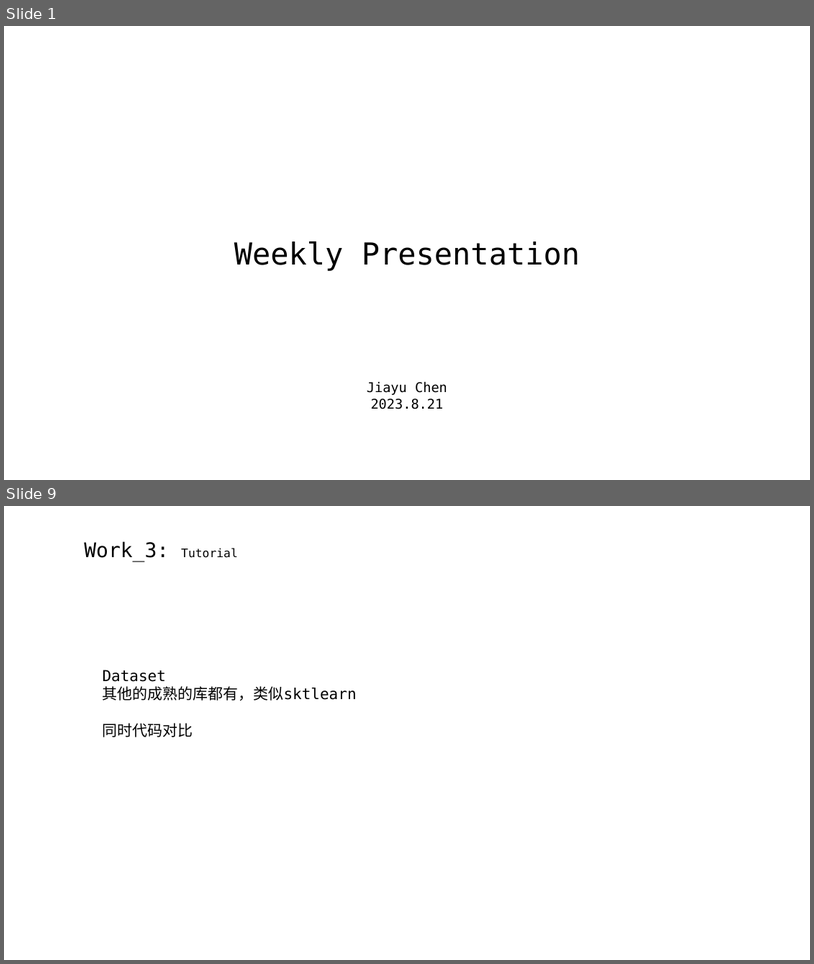
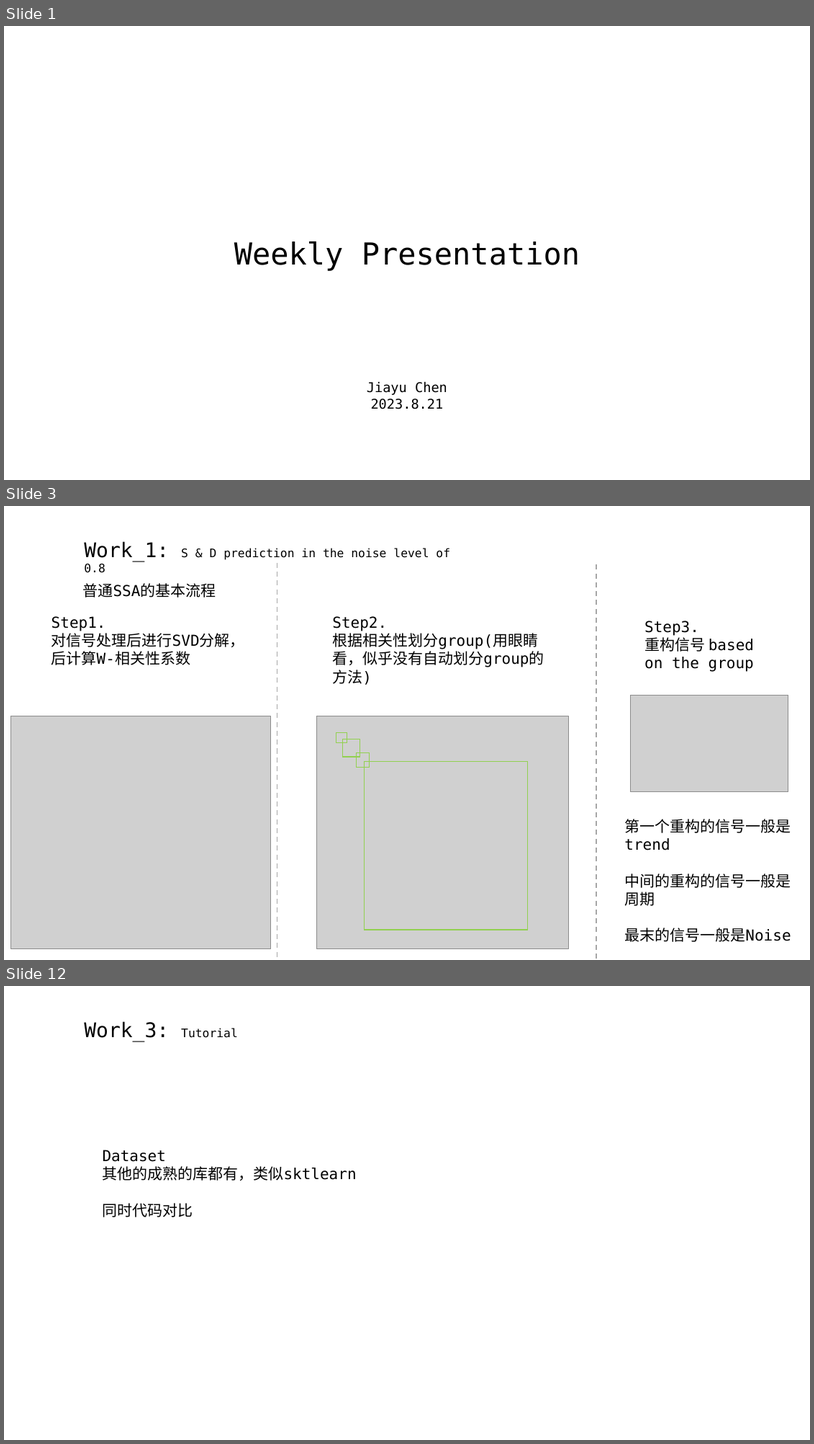
Before and after one commit to A-Big-Tortoise/Presentation, a slide deck: Presentation_828_JiayuChen.pptx. Shown one above the other, each under a label of ours: slides 1 and 9 before the commit, slides 1, 3 and 12 after it; the slides between them are not shown. The pictures are 814x964 and 814x1444 pixels, drawn with LibreOffice and Linux fonts; fonts in the diff are those of the drawing; grey boxes stand for pictures. Boxes give left, top, right and bottom in pixels: in the first picture for what was removed or moved away, otherwise in the second. Text is boxed around its words. In the diff, an @@ line names an element or a change of style, - is before the commit and + after.

```diff
--- a/Presentation_828_JiayuChen.pptx
+++ b/Presentation_828_JiayuChen.pptx
@@ slide 3 added at [4, 506, 810, 960], background #FFFFFF @@
@@ text added at [84, 541, 450, 573], 14 pt, text #000000 @@
+Work_1: S & D prediction in the noise level of 0.8
@@ line added from (278, 563) to (278, 959), #A6A6A6 1.5 pt dashed @@
@@ line added from (597, 565) to (597, 960), #A6A6A6 1.5 pt dashed @@
@@ text added at [83, 583, 216, 597], 18 pt, text #000000 @@
+普通SSA的基本流程
@@ text added at [52, 616, 245, 665], 18 pt, text #000000 @@
+Step1.
+对信号处理后进行SVD分解，后计算W-相关性系数
@@ text added at [332, 616, 544, 667], 18 pt, text #000000 @@
+Step2.
+根据相关性划分group(用眼睛看，似乎没有自动划分group的方法)
@@ text added at [645, 620, 754, 672], 18 pt, text #000000 @@
+Step3.
+重构信号 based on the group
@@ picture added at [631, 695, 790, 792] @@
@@ picture added at [10, 716, 270, 948] @@
@@ group added at [316, 716, 568, 948]: 4 rectangles, 1 picture @@
@@ text added at [625, 818, 791, 942], 18 pt, text #000000 @@
+第一个重构的信号一般是trend
+中间的重构的信号一般是周期
+最末的信号一般是Noise
@@ what was slide 9 is now slide 12 @@
```
Also in this commit, not shown: 6 slides changed, 3 other slides added, 2 slides removed.
